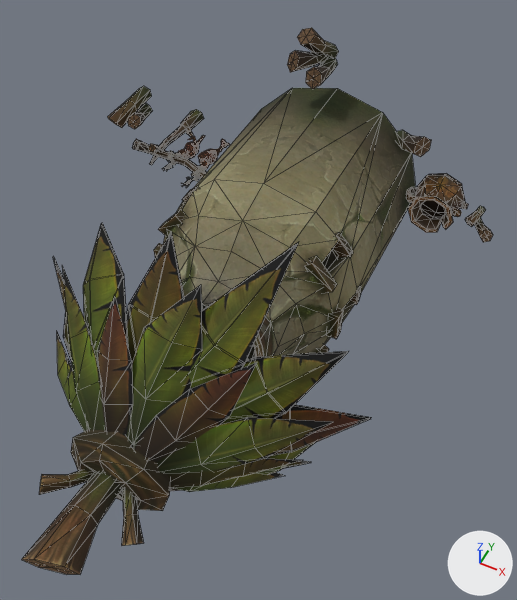
What one commit did to the OBJ model sceneobjs/huodong_fuben_238/huodong_fuben_238_n_hous02.obj.
One viewpoint serves both versions: a camera (50 mm lens) standing at (769.0, -2175.0, 1767.0) and looking at (78.0, -792.0, 38.0). The lights are fixed; the arrows at lower right show +X, +Y and +Z. Mesh edges are drawn as thin lines. Where no turn or scale is listed for an object, it has been applied to the vertices. Vertices at the same position are counted once.

The first picture shows 'huodong_fuben_238_n_hous02'.
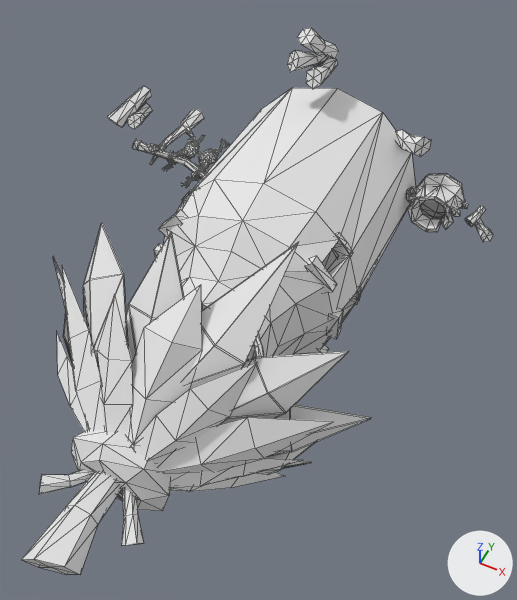
Where the change shows, as pixel boxes (x1, y1, x2, y2) in the pictures (517 x 600 px):
part 1 of me_huodong_fuben_238_n_hous02, recoloured (yellow to white)
    both: (163, 88, 415, 359)
part 2 of me_huodong_fuben_238_n_hous02, recoloured
    both: (406, 174, 468, 232)
part 3 of me_huodong_fuben_238_n_hous02, recoloured
    both: (162, 135, 230, 188)
part 4 of me_huodong_fuben_238_n_hous02, recoloured
    both: (53, 222, 372, 492)
part 5 of me_huodong_fuben_238_n_hous02, recoloured (brown to white)
    both: (21, 109, 207, 574)
part 6 of me_huodong_fuben_238_n_hous02, recoloured
    both: (71, 28, 493, 511)
part 7 of me_huodong_fuben_238_n_hous02, recoloured
    both: (137, 141, 205, 181)
part 8 of me_huodong_fuben_238_n_hous02, recoloured
    both: (154, 186, 361, 353)
part 9 of me_huodong_fuben_238_n_hous02, recoloured
    both: (322, 250, 337, 270)

Diff of the bpy script that builds the scene:
```diff
--- a/sceneobjs/huodong_fuben_238/huodong_fuben_238_n_hous02.obj.py
+++ b/sceneobjs/huodong_fuben_238/huodong_fuben_238_n_hous02.obj.py
@@ mat_material_4_1 @@
+mat_material_4_1 = principled_material('material_4')
+mat_material_4_1.base_color = (0.8, 0.8, 0.8)  # white #e7e7e7
+mat_material_4_1.roughness = 1.0
@@ mat_material_10_1 @@
+mat_material_10_1 = principled_material('material_10')
+mat_material_10_1.base_color = (0.8, 0.8, 0.8)  # white #e7e7e7
+mat_material_10_1.roughness = 1.0
@@ mat_material_9_1 @@
+mat_material_9_1 = principled_material('material_9')
+mat_material_9_1.base_color = (0.8, 0.8, 0.8)  # white #e7e7e7
+mat_material_9_1.roughness = 1.0
@@ mat_material_13_1 @@
+mat_material_13_1 = principled_material('material_13')
+mat_material_13_1.base_color = (0.8, 0.8, 0.8)  # white #e7e7e7
+mat_material_13_1.roughness = 1.0
@@ mat_material_8_1 @@
+mat_material_8_1 = principled_material('material_8')
+mat_material_8_1.base_color = (0.8, 0.8, 0.8)  # white #e7e7e7
+mat_material_8_1.roughness = 1.0
@@ mat_material_1_1 @@
+mat_material_1_1 = principled_material('material_1')
+mat_material_1_1.base_color = (0.8, 0.8, 0.8)  # white #e7e7e7
+mat_material_1_1.roughness = 1.0
@@ mat_material_11_1 @@
+mat_material_11_1 = principled_material('material_11')
+mat_material_11_1.base_color = (0.8, 0.8, 0.8)  # white #e7e7e7
+mat_material_11_1.roughness = 1.0
@@ mat_material_12_1 @@
+mat_material_12_1 = principled_material('material_12')
+mat_material_12_1.base_color = (0.8, 0.8, 0.8)  # white #e7e7e7
+mat_material_12_1.roughness = 1.0
@@ mat_material_5_1 @@
+mat_material_5_1 = principled_material('material_5')
+mat_material_5_1.base_color = (0.8, 0.8, 0.8)  # white #e7e7e7
+mat_material_5_1.roughness = 1.0
@@ me_huodong_fuben_238_n_hous02 @@
 me_huodong_fuben_238_n_hous02.from_pydata(...)  # 2119 vertices, 3354 faces; spans x -945.0..675.0, y -1803.0..19.0, z -505.0..591.0
-me_huodong_fuben_238_n_hous02.materials.append(mat_material_2)  # picture img_huodong_fuben_238_n_hous02_02_png
-me_huodong_fuben_238_n_hous02.materials.append(mat_material_3)  # picture img_huodong_fuben_238_n_hous02_03_png
+# me_huodong_fuben_238_n_hous02 part 1: all 164 faces that had it switch from mat_material_1 (picture img_huodong_fuben_238_n_hous02_01_png) to mat_material_1_1 (white #e7e7e7)
+# me_huodong_fuben_238_n_hous02 part 2: all 270 faces that had it switch from mat_material_4 (picture img_huodong_fuben_238_n_hous02_04_png) to mat_material_4_1 (white #e7e7e7)
+# me_huodong_fuben_238_n_hous02 part 3: all 1048 faces that had it switch from mat_material_5 (picture img_huodong_fuben_238_n_hous02_05_png) to mat_material_5_1 (white #e7e7e7)
+# me_huodong_fuben_238_n_hous02 part 4: all 432 faces that had it switch from mat_material_8 (picture img_huodong_fuben_238_n_hous03_03_png) to mat_material_8_1 (white #e7e7e7)
+# me_huodong_fuben_238_n_hous02 part 5: all 330 faces that had it switch from mat_material_9 (picture img_huodong_fuben_238_n_hous03_04_png) to mat_material_9_1 (white #e7e7e7)
+# me_huodong_fuben_238_n_hous02 part 6: all 498 faces that had it switch from mat_material_10 (picture img_huodong_fuben_238_n_hous03_05_png) to mat_material_10_1 (white #e7e7e7)
+# me_huodong_fuben_238_n_hous02 part 7: all 112 faces that had it switch from mat_material_11 (picture img_huodong_fuben_238_n_hous03_06_png) to mat_material_11_1 (white #e7e7e7)
+# me_huodong_fuben_238_n_hous02 part 8: all 120 faces that had it switch from mat_material_12 (picture img_huodong_fuben_238_n_hous03_07_png) to mat_material_12_1 (white #e7e7e7)
+# me_huodong_fuben_238_n_hous02 part 9: all 136 faces that had it switch from mat_material_13 (picture img_huodong_fuben_238_n_hous04_09_png) to mat_material_13_1 (white #e7e7e7)
+me_huodong_fuben_238_n_hous02.materials.append(mat_material_2_1)  # white #e7e7e7
+me_huodong_fuben_238_n_hous02.materials.append(mat_material_3_1)  # white #e7e7e7
```
